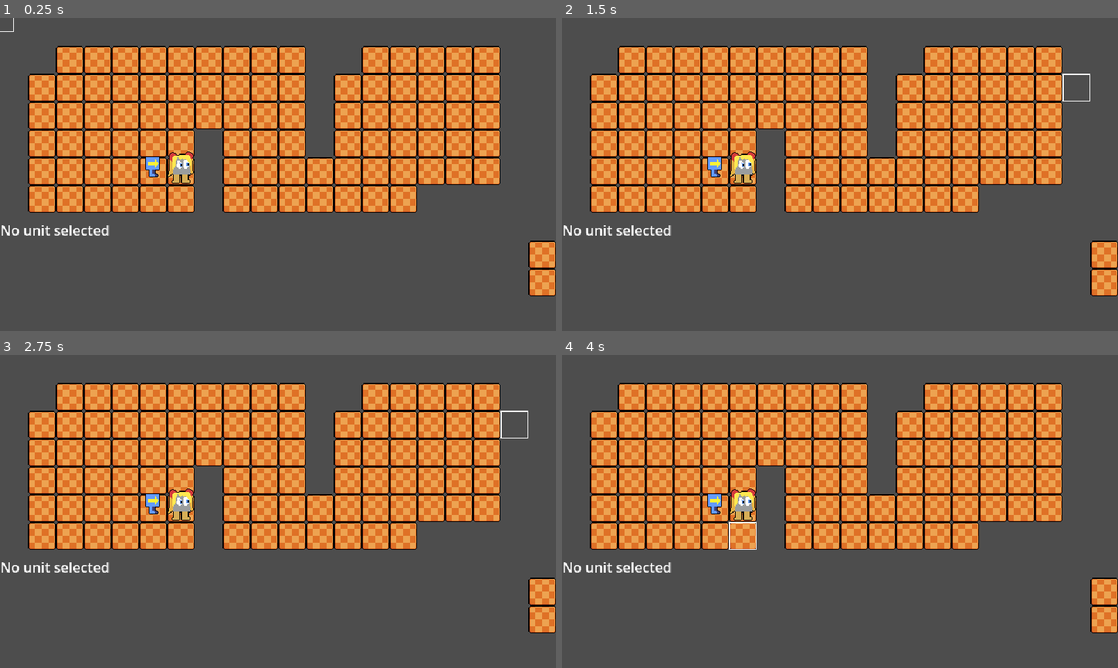
Above: before the commit, frames 1-4 (two rows, left to right).
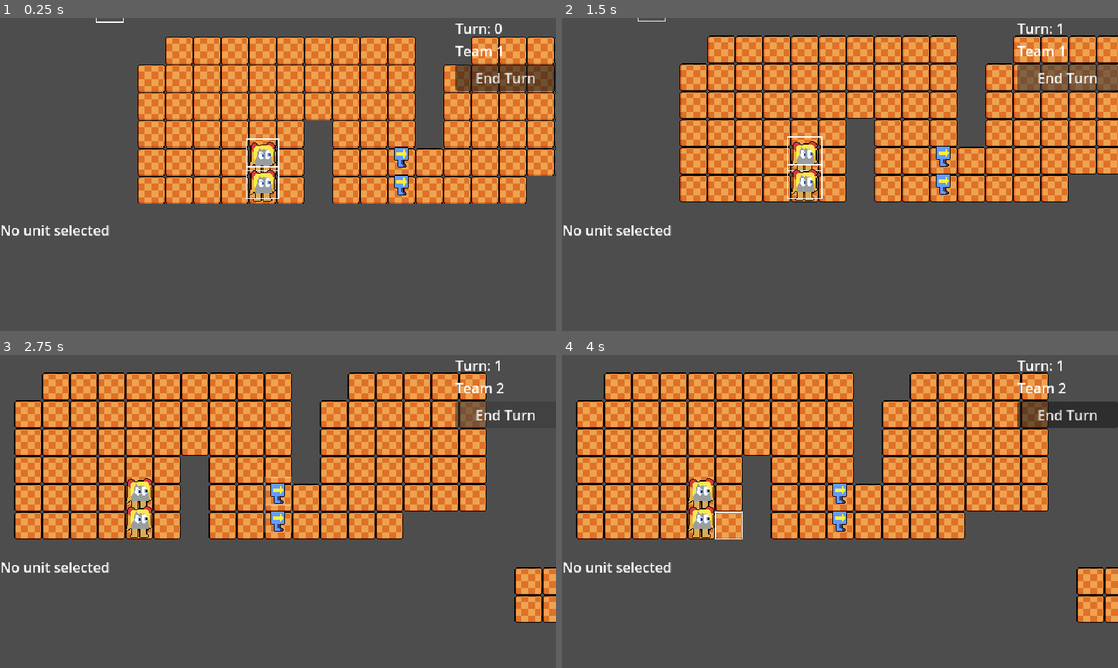
Above: after the commit, the same moments.

Repository: Sciman101/StrategyThing
Game: Godot game, scene res://game.tscn
Same seed, same stepped clock (60 frames per second), same inputs: the game is played once before the commit and once after it.
Inputs (mouse positions are in pixels of both pictures, inside the frame that each line leads up to):
- Up to frame 1 (0.25 s): no input
- Up to frame 2 (1.5 s): click (1067, 77) at 0.5 s, where only the run after the commit has a clickable "End Turn"; click (1067, 77) at 1.25 s, where only the run after the commit has a clickable "End Turn"
- Up to frame 3 (2.75 s): click (505, 414) at 2 s, where only the run after the commit has a clickable "End Turn"
- Up to frame 4 (4 s): move the mouse to (962, 495) at 2.77 s; right-click (962, 495) at 2.85 s; click (962, 495) at 3.05 s; move the mouse to (728, 527) at 3.52 s; click (728, 527) at 3.6 s; right-click (728, 527) at 3.8 s

The runs differ from the first frame. In frame 1, 44% of the frame differs, in the area x 0-100%, y 0-89%; in frame 2, 42%; in frame 3, 35%; in frame 4, 36%.

Commit message:
Added rudimentary turn system

Diff:
--- a/actions/action_move.tres
+++ b/actions/action_move.tres
@@ -6,4 +6,4 @@
 script = ExtResource("1_o7m2h")
 name = "Move"
 description = "Move this unit as many tiles as your current speed"
-ap_cost = 0
+ap_cost = 1
--- a/game.tscn
+++ b/game.tscn
@@ -6,6 +6,7 @@
 [ext_resource type="Script" path="res://scripts/Board.gd" id="3_igans"]
 [ext_resource type="Texture2D" uid="uid://c2t1is4xs3k0" path="res://textures/cursor.png" id="4_15725"]
 [ext_resource type="Script" path="res://scripts/UnitControls.gd" id="5_j524e"]
+[ext_resource type="Script" path="res://scripts/TurnCounter.gd" id="7_r3w7k"]
 
 [node name="Game" type="Node2D"]
 script = ExtResource("1_npc24")
@@ -101,3 +102,22 @@
 layout_mode = 2
 size_flags_vertical = 1
 text = "Action info here"
+
+[node name="TurnCounter" type="VBoxContainer" parent="UI"]
+anchors_preset = 1
+anchor_left = 1.0
+anchor_right = 1.0
+offset_left = -116.0
+offset_bottom = 52.0
+grow_horizontal = 0
+script = ExtResource("7_r3w7k")
+
+[node name="Label" type="Label" parent="UI/TurnCounter"]
+layout_mode = 2
+text = "Turn Number
+Player 1"
+
+[node name="AdvanceTurnBtn" type="Button" parent="UI/TurnCounter"]
+layout_mode = 2
+focus_mode = 0
+text = "End Turn"
--- a/scripts/Board.gd
+++ b/scripts/Board.gd
@@ -4,8 +4,6 @@
 const BASE_LAYER := 0
 const OVERLAY_LAYER := 1
 const OVERLAY_TILE_INDEX := 1
-
-const UnitData = [preload("res://UnitArrowBox.tres"), preload("res://UnitGC.tres")]
 
 const UnitScene = preload("res://unit.tscn")
 
@@ -15,12 +13,7 @@
 func _ready():
 	_build_pathfinding_graph()
 
-	var x = 0
-	for unit in UnitData:
-		add_unit(Vector2i(5 + x,5), unit)
-		x += 1
-
-func add_unit(pos : Vector2i, data : UnitDefinition, team : int = -1):
+func add_unit(data : UnitDefinition, pos : Vector2i, team : int = -1):
 	if units.get(pos):
 		print('Attempting to spawn unit in occupied space! ', pos)
 		return null
@@ -35,6 +28,9 @@
 
 func get_unit(pos : Vector2i):
 	return units.get(pos)
+
+func get_team_units(team : int):
+	return units.values().filter(func(unit): return unit.team == team)
 
 func move_unit(unit, new_pos : Vector2i):
 	units.erase(unit.board_position)
--- a/scripts/CameraControl.gd
+++ b/scripts/CameraControl.gd
@@ -3,6 +3,7 @@
 var bounding_rect : Rect2
 
 var initial_position : Vector2
+var tween : Tween
 
 func _ready():
 	initial_position = position
@@ -17,3 +18,10 @@
 
 func clamp_position():
 	position = position.clamp(bounding_rect.position, bounding_rect.position + bounding_rect.size)
+
+func is_tweening():
+	return tween and tween.is_running()
+
+func pan_to(pos : Vector2):
+	tween = get_tree().create_tween()
+	tween.tween_property(self, 'position', pos, 0.5).set_ease(Tween.EASE_OUT).set_trans(Tween.TRANS_CUBIC)
--- a/scripts/Game.gd
+++ b/scripts/Game.gd
@@ -1,9 +1,20 @@
 extends Node2D
+
+const UnitGC = preload("res://UnitGC.tres")
+const UnitArrowBox = preload("res://UnitArrowBox.tres")
+
+const NUM_TEAMS := 2
 
 @onready var cursor = $Cursor
 @onready var camera = $Camera2D
 @onready var board = $Board
 @onready var controls = $UI/Controls
+
+@onready var turn_counter = $UI/TurnCounter
+
+# Turn management
+var turn = 0
+var team_idx = 1
 
 var cursor_pos : Vector2i
 
@@ -17,10 +28,23 @@
 	deselect_unit()
 	controls.action_selected.connect(_action_selected)
 
+	turn_counter.end_turn.connect(advance_turn)
+	turn_counter.display_turn_info(turn, team_idx)
+
 	# Assign bounding rect to the camera
 	var rect = board.get_used_rect()
 	camera.bounding_rect = Rect2(board.map_to_local(rect.position),Vector2.ZERO)
 	camera.bounding_rect = camera.bounding_rect.expand(board.map_to_local(rect.position + rect.size))
+
+	# Create units
+	board.add_unit(UnitGC, Vector2i(5,5) , 1)
+	board.add_unit(UnitGC, Vector2i(5,6), 1)
+	board.add_unit(UnitArrowBox, Vector2i(10,5) , 2)
+	board.add_unit(UnitArrowBox, Vector2i(10,6), 2)
+
+	# Start
+	team_idx = 0
+	advance_turn()
 
 func _unhandled_input(event):
 	if event is InputEventMouseMotion:
@@ -34,7 +58,7 @@
 				process_action.emit({highlighted_cell=cursor_pos})
 			if not selected_unit:
 				var hovered_unit = board.get_unit(cursor_pos)
-				controls.show_unit_info(hovered_unit)
+				controls.show_unit_info(hovered_unit, false)
 
 	elif event is InputEventMouseButton:
 		if current_action == null:
@@ -66,10 +90,30 @@
 					board.highlight_clear()
 					select_unit(selected_unit)
 
+# Turn management
+func advance_turn():
+	team_idx += 1
+	if team_idx > NUM_TEAMS: # Teams are either 1 or 2
+		team_idx = 1
+		turn += 1
+	deselect_unit()
+	turn_counter.display_turn_info(turn, team_idx)
+	# Pan camera
+	var units = board.get_team_units(team_idx)
+	var pos = Vector2.ZERO
+	for unit in units:
+		pos += board.map_to_local(unit.board_position)
+		unit.pulse_highlight()
+	pos /= units.size()
+	print(pos)
+	camera.pan_to(pos)
+
+# Unit selection
 func select_unit(unit):
 	selected_unit = unit
 	unit.select()
-	controls.show_unit_info(unit)
+	var can_control = unit.team == team_idx
+	controls.show_unit_info(unit, can_control)
 
 func deselect_unit():
 	if selected_unit:
--- /dev/null
+++ b/scripts/TurnCounter.gd
@@ -0,0 +1,12 @@
+extends VBoxContainer
+
+@onready var label = $Label
+
+signal end_turn
+
+func _ready():
+	$AdvanceTurnBtn.pressed.connect(func(): end_turn.emit())
+	display_turn_info(0, 0)
+
+func display_turn_info(turn : int, team_idx : int):
+	label.text = "Turn: " + str(turn) + "\nTeam " + str(team_idx)
--- a/scripts/Unit.gd
+++ b/scripts/Unit.gd
@@ -1,6 +1,9 @@
 extends AnimatedSprite2D
 
 const BASE_AP := 3
+const PULSE_DURATION := 0.4
+
+@onready var highlight = $Highlight
 
 @export var unit_data : UnitDefinition
 
@@ -16,11 +19,22 @@
 var board
 var board_position : Vector2i
 
+func _ready():
+	highlight.position = offset
+	highlight.modulate = Color.TRANSPARENT
+
 func select():
 	modulate = Color.GREEN
 
 func deselect():
 	modulate = Color.WHITE
+
+func pulse_highlight():
+	highlight.modulate = Color.WHITE
+	highlight.scale = Vector2.ONE * 1.5
+	var tween = get_tree().create_tween()
+	tween.tween_property(highlight, 'scale', Vector2.ONE, PULSE_DURATION).set_ease(Tween.EASE_OUT)
+	tween.tween_property(highlight, 'modulate', Color.TRANSPARENT, PULSE_DURATION).set_ease(Tween.EASE_OUT)
 
 func follow_path(board_path : Array): # Path is expected in tilemap/board coordinates
 	if not board:
--- a/scripts/UnitControls.gd
+++ b/scripts/UnitControls.gd
@@ -10,14 +10,14 @@
 var last_unit = null
 
 func _ready():
-	show_unit_info(null)
+	show_unit_info(null, true)
 	for btn in action_buttons:
 		btn.pressed.connect(_action_button_chosen.bind(btn.get_index()))
 		btn.mouse_entered.connect(_action_button_hovered.bind(btn.get_index()))
 		btn.mouse_exited.connect(_action_button_unhovered)
 	actioninfobox.hide()
 
-func show_unit_info(unit):
+func show_unit_info(unit, enable_actions = true):
 	if unit:
 		infobox.text = unit.get_info_string()
 		actions.show()
@@ -28,7 +28,7 @@
 			else:
 				action_buttons[i].show()
 				action_buttons[i].text = unit_actions[i].name
-				action_buttons[i].disabled = unit.action_points < unit_actions[i].ap_cost
+				action_buttons[i].disabled = not enable_actions or unit.action_points < unit_actions[i].ap_cost
 	else:
 		infobox.text = "No unit selected"
 		actions.hide()
--- a/scripts/actions/CloneUnitAction.gd
+++ b/scripts/actions/CloneUnitAction.gd
@@ -25,7 +25,7 @@
 				game.deselect_unit()
 				move_valid = true
 
-				var new_unit = board.add_unit(target_pos, unit.unit_data, unit.team)
+				var new_unit = board.add_unit(unit.unit_data, target_pos, unit.team)
 				var o = new_unit.offset
 				new_unit.offset = Vector2.UP * 200
 				set_busy.call(true)
--- a/unit.tscn
+++ b/unit.tscn
@@ -1,8 +1,9 @@
-[gd_scene load_steps=4 format=3 uid="uid://41a5tw6hdlt4"]
+[gd_scene load_steps=5 format=3 uid="uid://41a5tw6hdlt4"]
 
 [ext_resource type="SpriteFrames" uid="uid://bt1q5jic0m48f" path="res://spriteframes/arrow_box_animations.tres" id="1_yvrg6"]
 [ext_resource type="Script" path="res://scripts/Unit.gd" id="2_sl1rc"]
 [ext_resource type="Resource" uid="uid://btkogb0xitmpo" path="res://UnitArrowBox.tres" id="3_rxmq4"]
+[ext_resource type="Texture2D" uid="uid://c2t1is4xs3k0" path="res://textures/cursor.png" id="4_mumkq"]
 
 [node name="Unit" type="AnimatedSprite2D"]
 sprite_frames = ExtResource("1_yvrg6")
@@ -11,3 +12,7 @@
 offset = Vector2(0, -8)
 script = ExtResource("2_sl1rc")
 unit_data = ExtResource("3_rxmq4")
+
+[node name="Highlight" type="Sprite2D" parent="."]
+modulate = Color(1, 1, 1, 0)
+texture = ExtResource("4_mumkq")
Not shown: 1 places in game.tscn that only renumber resources
